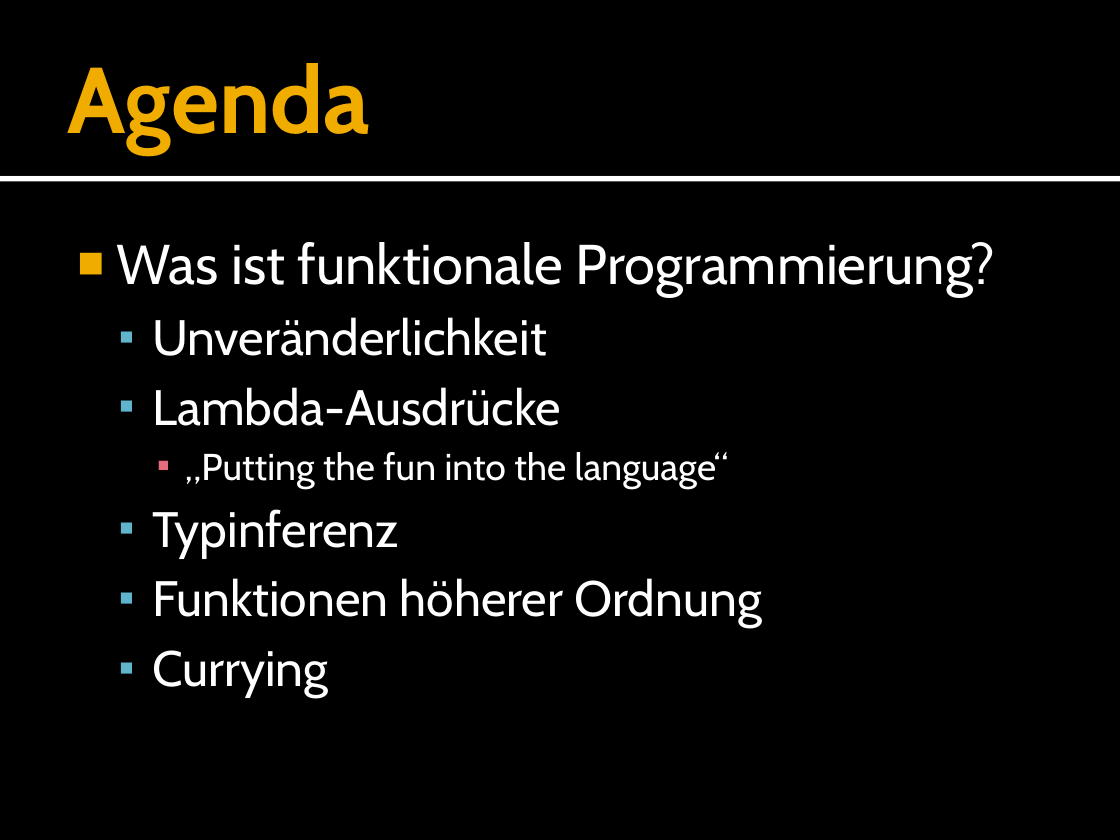
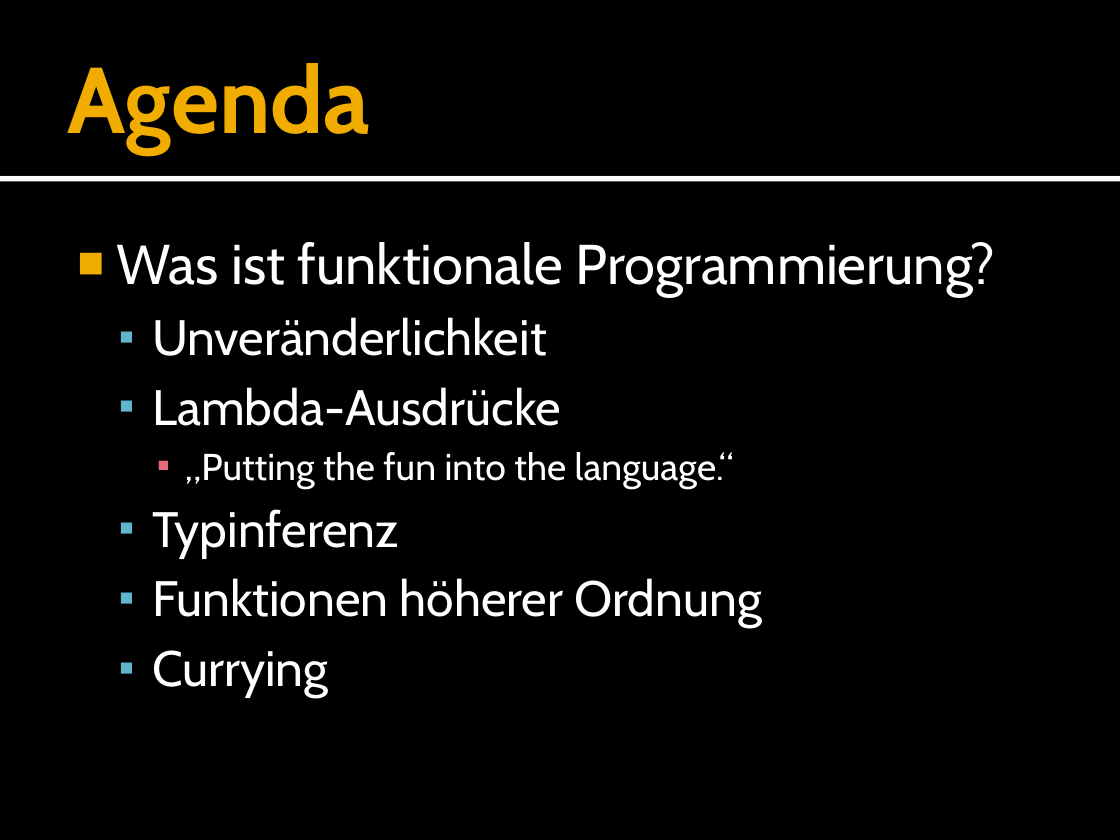
Before and after one commit to forki/FSharpTalk, a slide deck: slide 2 of IntroductionToFSharp.pptx. Drawn at 1120x840 pixels with LibreOffice and Linux fonts; fonts in the diff are those of the drawing. Boxes give left, top, right and bottom in pixels: in the first picture for what was removed or moved away, otherwise in the second. Text is boxed around its words. In the diff, an @@ line names an element or a change of style, - is before the commit and + after.

```diff
--- a/IntroductionToFSharp.pptx
+++ b/IntroductionToFSharp.pptx
@@ text at [185, 452, 734, 488]: text changed @@
-    ▪ „Putting the fun into the language“
+    ▪ „Putting the fun into the language.“
```
Also in this commit, not shown: 2 other slides changed.
